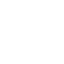
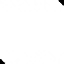
Comparing the layer stacks of the two 64 x 64 images. Changes:
showed group "Diagonal split" (44 layers) over [0, 0, 64, 64]
added layer "Corners" in group "Diagonal split" over [0, 0, 64, 64]
added group "Diagonal glyphs" with 40 layers in group "Diagonal split" over [0, 0, 64, 64]
hid group "Glyphs & Overlays" (55 layers) over [0, 0, 64, 64]
